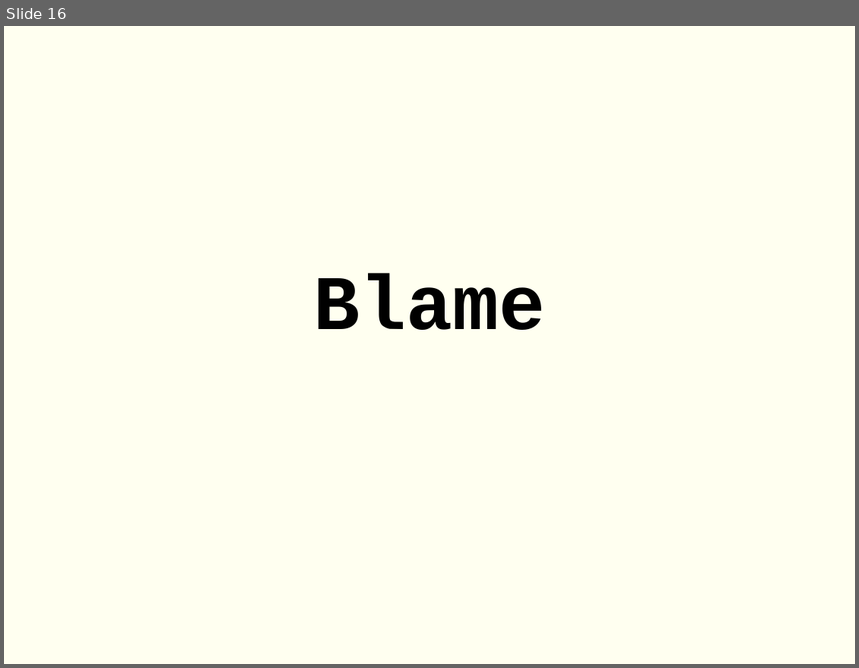
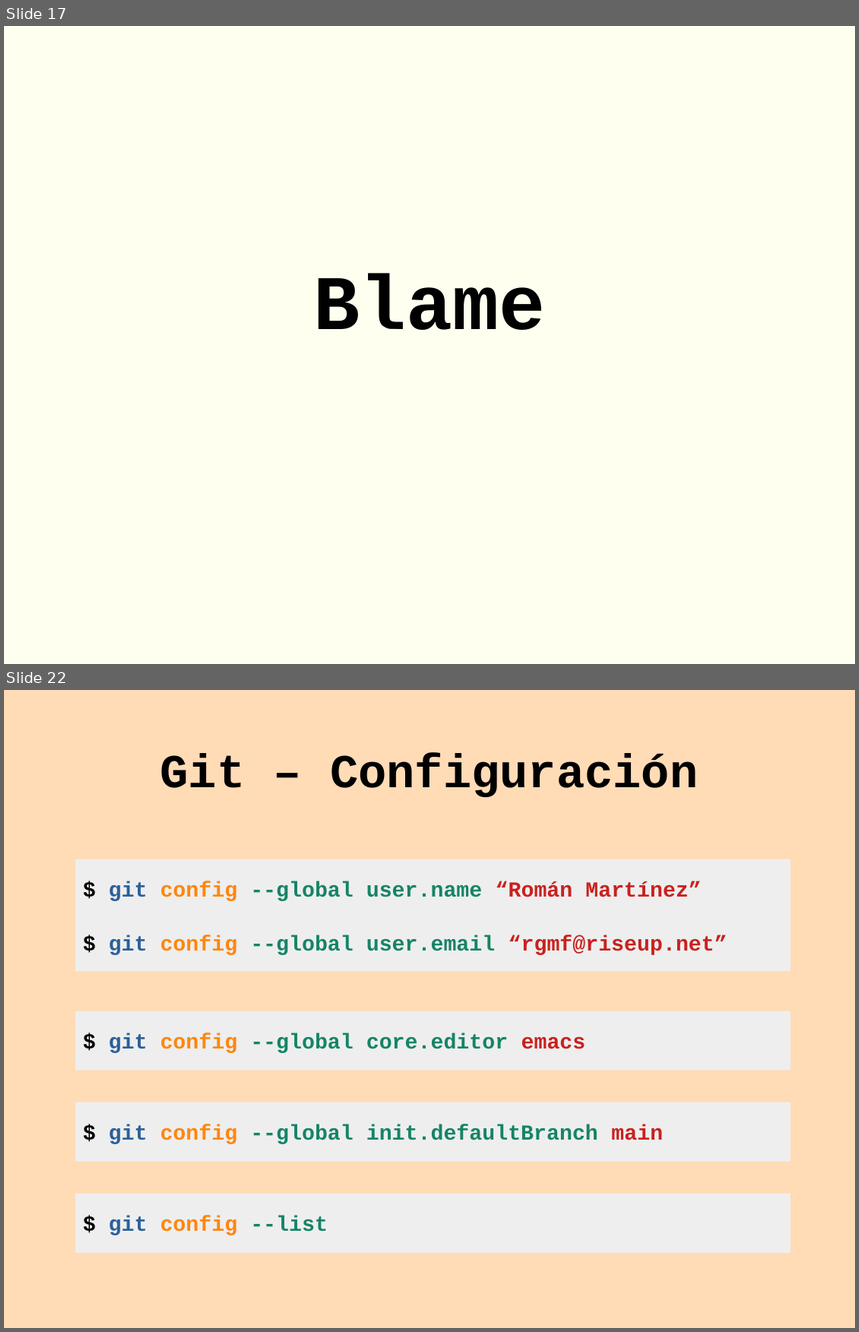
Before and after one commit to rgmf/eed2425, a slide deck: ut/02_control_de_versiones/presentacion/01_control_versiones_intro_git.odp. Shown one above the other, each under a label of ours: slide 16 before the commit, slides 17 and 22 after it; the slides between them are not shown. The pictures are 859x668 and 859x1332 pixels, drawn with LibreOffice and Linux fonts; fonts in the diff are those of the drawing. Boxes give left, top, right and bottom in pixels: in the first picture for what was removed or moved away, otherwise in the second. Text is boxed around its words. In the diff, an @@ line names an element or a change of style, - is before the commit and + after.

```diff
--- a/ut/02_control_de_versiones/presentacion/01_control_versiones_intro_git.odp
+++ b/ut/02_control_de_versiones/presentacion/01_control_versiones_intro_git.odp
@@ slide 22 added at [4, 690, 855, 1328], background #FFDBB6 @@
@@ title added at [161, 754, 698, 797], 44 pt, text #000000, bold @@
+Git – Configuración
@@ rectangle added at [75, 859, 791, 971], fill #EEEEEE, 20 pt, text #158466, bold @@
+$ git config --global user.name “Román Martínez”
+$ git config --global user.email “rgmf@riseup.net”
@@ rectangle added at [75, 1011, 791, 1071], fill #EEEEEE, 20 pt, text #158466, bold @@
+$ git config --global core.editor emacs
@@ rectangle added at [75, 1103, 791, 1162], fill #EEEEEE, 20 pt, text #158466, bold @@
+$ git config --global init.defaultBranch main
@@ rectangle added at [75, 1194, 791, 1253], fill #EEEEEE, 20 pt, text #FF860D, bold @@
+$ git config --list
@@ what was slide 16 is now slide 17 @@
```
Also in this commit, not shown: 1 slide changed, 7 other slides added, 2 slides removed, 3 other files.
